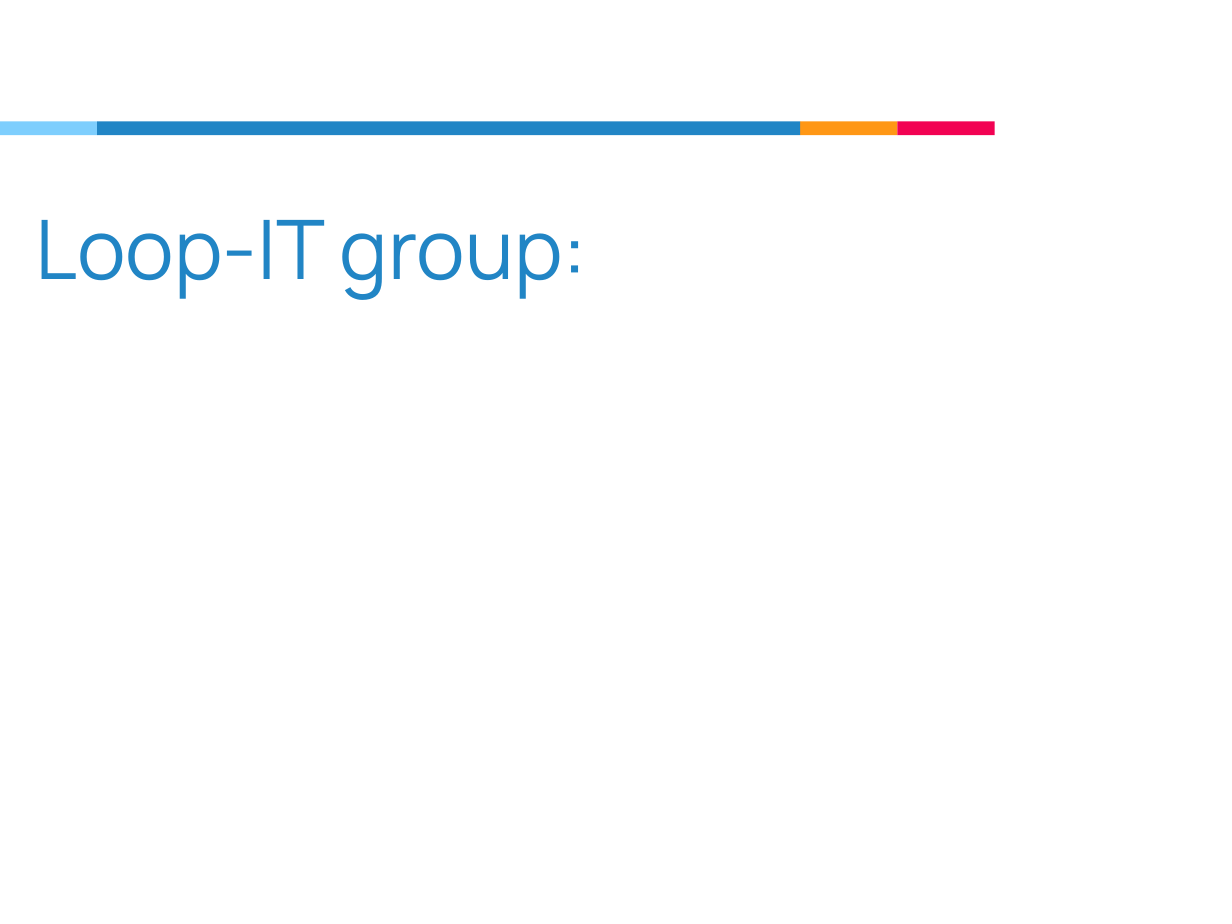
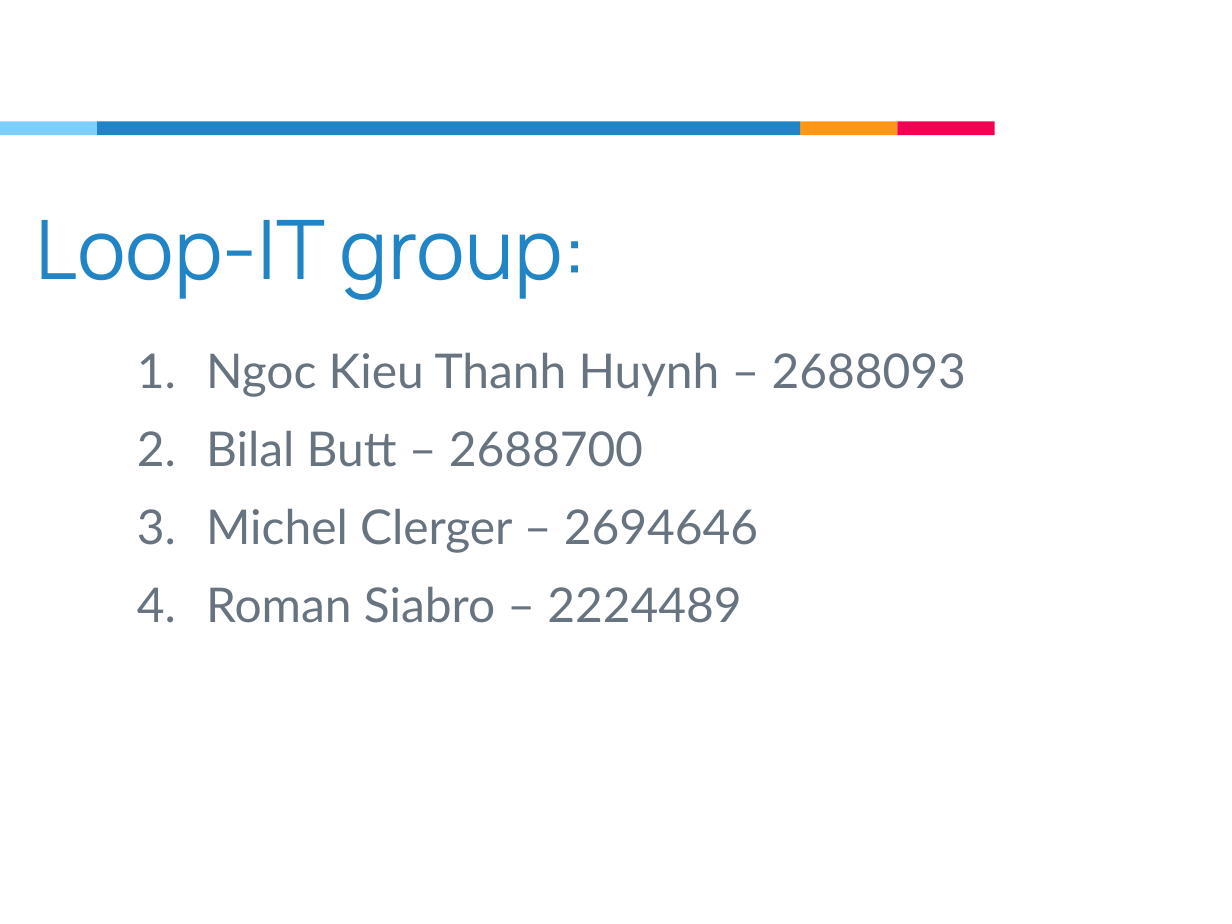
Before and after one commit to bilal614/ProP_LoopIT, a slide deck: slide 1 of Documents/Presentation/Prop-Presentation.pptx. Drawn at 1232x924 pixels with LibreOffice and Linux fonts; fonts in the diff are those of the drawing. Boxes give left, top, right and bottom in pixels: in the first picture for what was removed or moved away, otherwise in the second. Text is boxed around its words. In the diff, an @@ line names an element or a change of style, - is before the commit and + after.

```diff
--- a/Documents/Presentation/Prop-Presentation.pptx
+++ b/Documents/Presentation/Prop-Presentation.pptx
@@ text added at [206,352,966,623], 28 pt, text #677480 @@
+1. Ngoc Kieu Thanh Huynh – 2688093
+2. Bilal Butt – 2688700
+3. Michel Clerger – 2694646
+4. Roman Siabro – 2224489
```
Also in this commit, not shown: 1 other slide changed, 39 other files.
